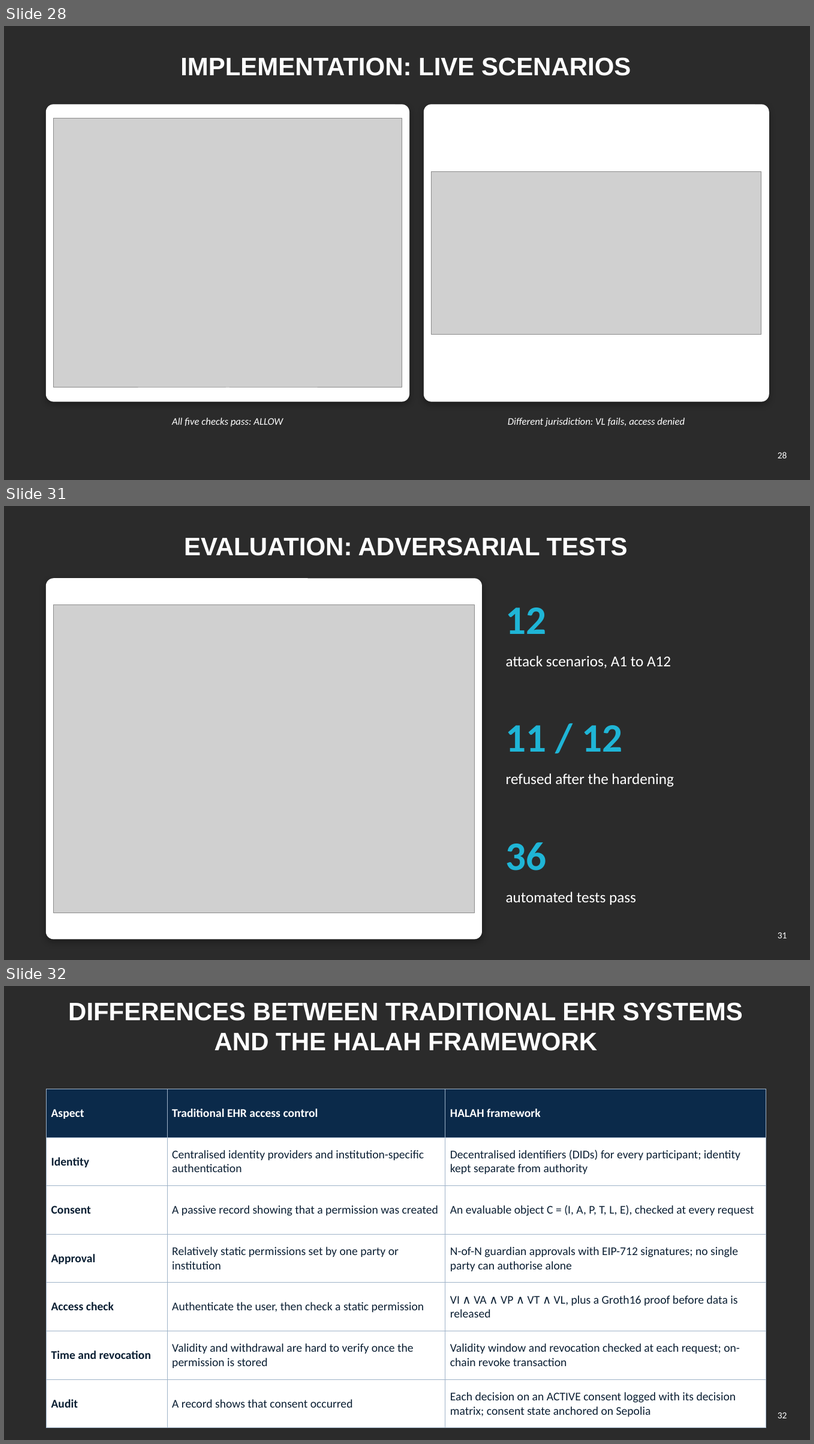
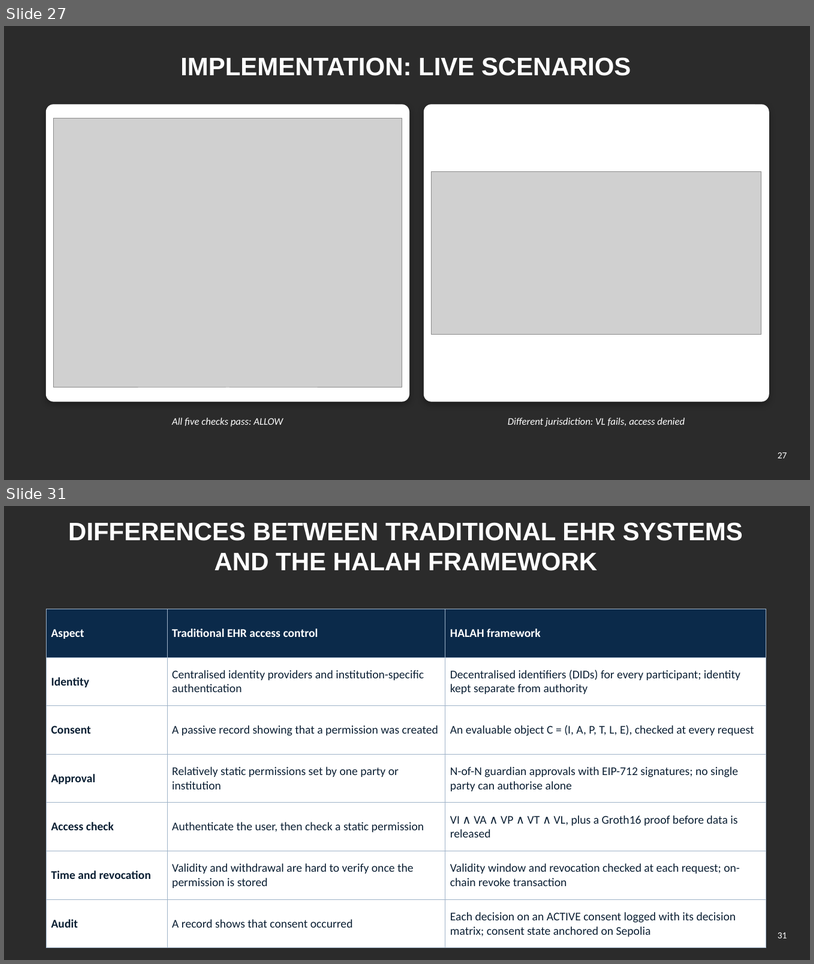
Before and after one commit to yasir12345678900/HealthRWA-Sepolia-Personal-try, a slide deck: docs/Yasir_CA2_Reassessment_Slides.pptx. Shown one above the other, each under a label of ours: slides 28, 31 and 32 before the commit, slides 27 and 31 after it; the slides between them are not shown. The pictures are 814x1444 and 814x964 pixels, drawn with LibreOffice and Linux fonts; fonts in the diff are those of the drawing; grey boxes stand for pictures; background and template pictures are left out; a plain dark background stands for a picture behind light text. Boxes give left, top, right and bottom in pixels: in the first picture for what was removed or moved away, otherwise in the second. Text is boxed around its words. In the diff, an @@ line names an element or a change of style, - is before the commit and + after.

```diff
--- a/docs/Yasir_CA2_Reassessment_Slides.pptx
+++ b/docs/Yasir_CA2_Reassessment_Slides.pptx
@@ slide 31 removed at (4, 506, 810, 960), background picture (left out) @@
@@ title removed at (184, 537, 628, 556) @@
-EVALUATION: ADVERSARIAL TESTS
@@ rounded rectangle removed at (47, 579, 482, 939) @@
@@ picture removed at (54, 604, 474, 913) @@
@@ text removed at (506, 607, 547, 634) @@
-12
@@ text removed at (506, 655, 671, 668) @@
-attack scenarios, A1 to A12
@@ text removed at (506, 725, 623, 751) @@
-11 / 12
@@ text removed at (506, 773, 674, 787) @@
-refused after the hardening
@@ text removed at (506, 842, 547, 870) @@
-36
@@ text removed at (506, 891, 636, 904) @@
-automated tests pass
@@ page number removed at (778, 932, 788, 938) @@
-31
@@ what was slide 28 is now slide 27 @@
@@ page number at (778, 452, 788, 458): text changed @@
-28
+27
@@ what was slide 32 is now slide 31 @@
@@ page number at (778, 932, 788, 938): text changed @@
-32
+31
```
Also in this commit, not shown: 2 slides changed, 1 slide added, 1 other slide removed.
